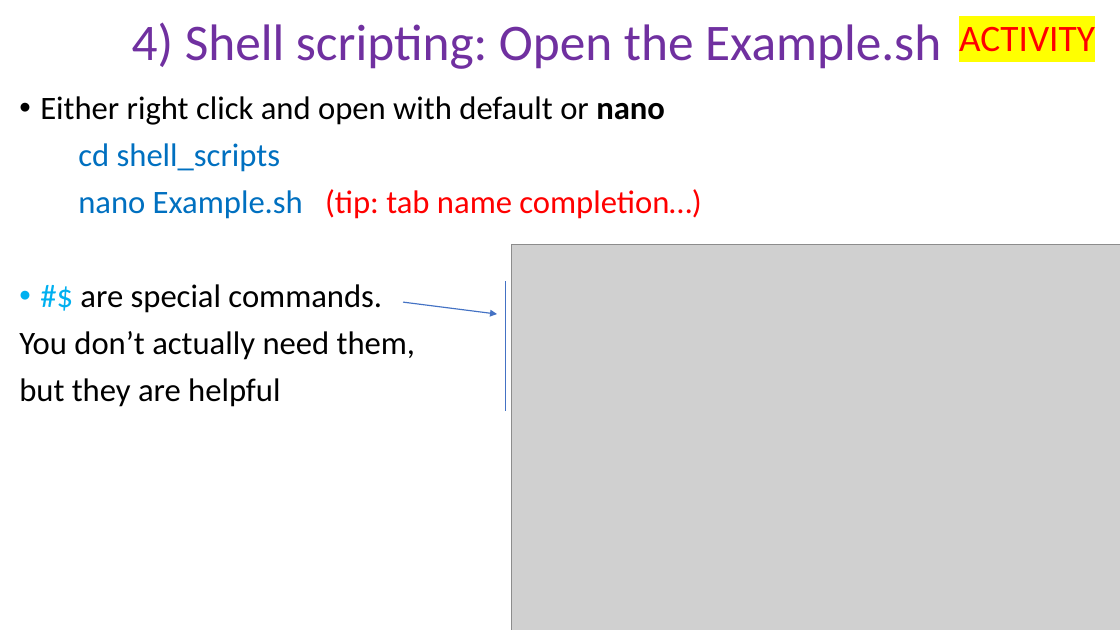
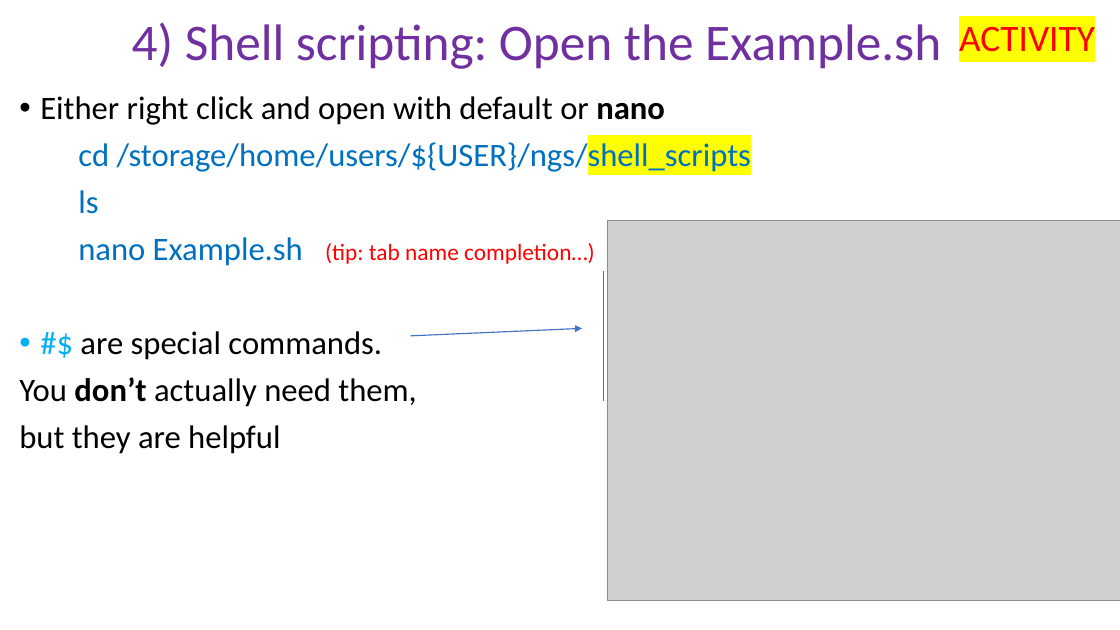
Before and after one commit to peterthorpe5/Sys_admin, a slide deck: slide 3 of cluster_course/powerpoint/4_Shell_scripting.pptx. Drawn at 1120x630 pixels with LibreOffice and Linux fonts; fonts in the diff are those of the drawing; grey boxes stand for pictures. Boxes give left, top, right and bottom in pixels: in the first picture for what was removed or moved away, otherwise in the second. Text is boxed around its words. In the diff, an @@ line names an element or a change of style, - is before the commit and + after.

```diff
--- a/cluster_course/powerpoint/4_Shell_scripting.pptx
+++ b/cluster_course/powerpoint/4_Shell_scripting.pptx
@@ text at (78, 139, 751, 214): text changed @@
-cd shell_scripts
+cd /storage/home/users/${USER}/ngs/shell_scripts
+ls
@@ text at (19, 237, 595, 407): size 28 to 20 pt in "(tip: tab name completion…)"; bold on in "don’t" @@
@@ picture: place and size @@
-picture at (511, 245, 1120, 630)
+picture at (607, 220, 1120, 601)
@@ line moved from (506, 281) - (506, 411) to (603, 271) - (603, 401) @@
@@ arrow moved from (403, 302) - (497, 314) to (411, 336) - (582, 329) @@
```
Also in this commit, not shown: 4 other slides changed, 1 slide added, 2 other files.
